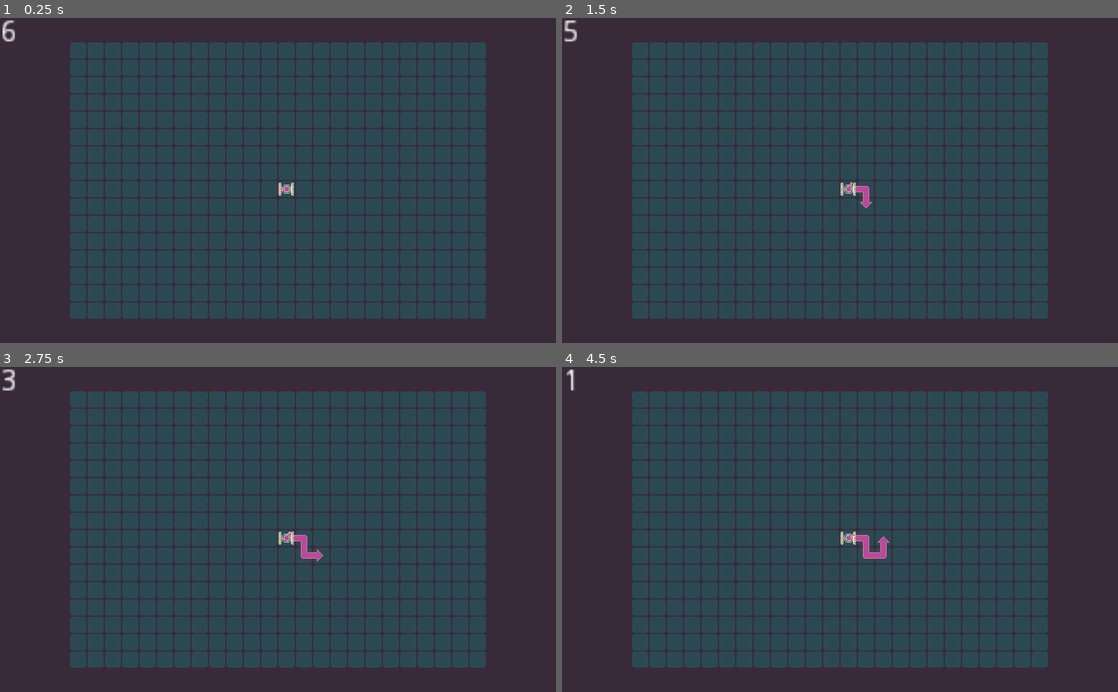
Above: before the commit, frames 1-4 (two rows, left to right).
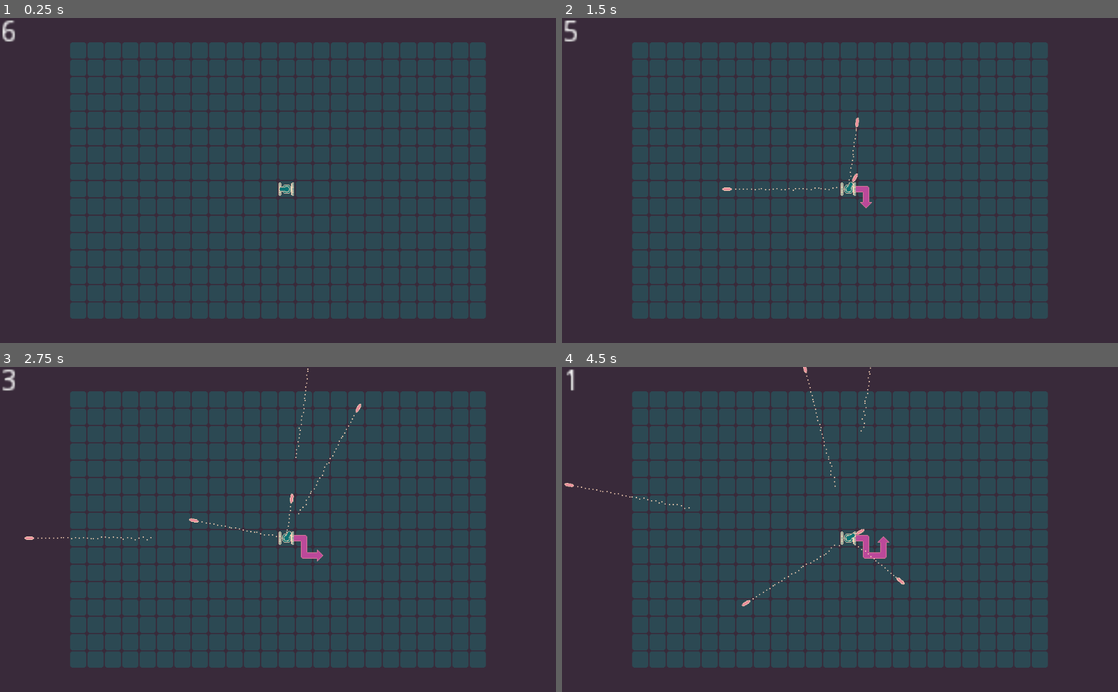
Above: after the commit, the same moments.

Repository: marc-jones/gdl-summer-jam-2021
Game: Godot game, scene res://nodes/PlayState.tscn
The game is run twice, just before and just after one commit, with the same random seed, the same clock (stepped at 60 frames per second) and the same inputs.
Inputs (mouse positions are in pixels of both pictures, inside the frame that each line leads up to):
- Up to frame 1 (0.25 s): no input
- Up to frame 2 (1.5 s): tap Enter at 0.5 s; move the mouse to (962, 164) at 0.52 s; hold Right (ui_right) 0.53-1.28 s; tap Space at 1.25 s; move the mouse to (728, 196) at 1.27 s; hold Down (ui_down) from 1.28 s (still down)
- Up to frame 3 (2.75 s): move the mouse to (333, 458) at 2.02 s; release Down (ui_down) at 2.03 s; hold Right (ui_right) from 2.03 s (still down)
- Up to frame 4 (4.5 s): move the mouse to (812, 594) at 2.77 s; release Right (ui_right) at 2.78 s; hold Up (ui_up) 2.78-3.53 s; move the mouse to (1006, 578) at 3.52 s; hold Left (ui_left) from 3.53 s (still down); move the mouse to (673, 480) at 4.27 s

The runs differ from the first frame. In frame 1, less than 0.1% of the frame differs, in the area x 50-53%, y 51-54%; in frame 2, 0.1%; in frame 3, 0.2%; in frame 4, 0.3%, in the area x 0-62%, y 0-74%.

Commit message:
Shooting

Diff:
--- a/nodes/PlayState.tscn
+++ b/nodes/PlayState.tscn
@@ -12,10 +12,14 @@
 [node name="Indicator" type="Node2D" parent="."]
 script = ExtResource( 3 )
 
+[node name="Projectiles" type="Node2D" parent="."]
+
 [node name="Entities" type="Node2D" parent="."]
 
 [node name="MoveTimer" type="Timer" parent="."]
 one_shot = true
+
+[node name="ProjectileTimer" type="Timer" parent="."]
 
 [node name="Label" type="Label" parent="."]
 margin_right = 40.0
--- /dev/null
+++ b/nodes/Projectile.gd
@@ -0,0 +1,9 @@
+extends Area2D
+
+var speed = 200.0
+
+func _ready():
+	pass # Replace with function body.
+
+func _physics_process(delta):
+	position += Vector2.LEFT.rotated(rotation) * delta * speed
--- /dev/null
+++ b/nodes/Projectile.tscn
@@ -0,0 +1,34 @@
+[gd_scene load_steps=6 format=2]
+
+[ext_resource path="res://assets/sprites/projectile.png" type="Texture" id=1]
+[ext_resource path="res://nodes/Projectile.gd" type="Script" id=2]
+[ext_resource path="res://assets/sprites/projectile_particle.png" type="Texture" id=3]
+
+[sub_resource type="ParticlesMaterial" id=2]
+flag_disable_z = true
+spread = 10.0
+gravity = Vector3( 0, 0, 0 )
+initial_velocity = 20.0
+orbit_velocity = 0.0
+orbit_velocity_random = 0.0
+
+[sub_resource type="CapsuleShape2D" id=1]
+radius = 3.0
+height = 12.0
+
+[node name="Projectile" type="Area2D"]
+script = ExtResource( 2 )
+
+[node name="Particles2D" type="Particles2D" parent="."]
+position = Vector2( 8, 0 )
+amount = 32
+local_coords = false
+process_material = SubResource( 2 )
+texture = ExtResource( 3 )
+
+[node name="Sprite" type="Sprite" parent="."]
+texture = ExtResource( 1 )
+
+[node name="CollisionShape2D" type="CollisionShape2D" parent="."]
+rotation = -1.5708
+shape = SubResource( 1 )
--- a/scripts/PlayState.gd
+++ b/scripts/PlayState.gd
@@ -7,25 +7,36 @@
 var map_width = 24
 var player_start_grid_position = Vector2(map_width/2, map_height/2)
 var move_timer = 6.0
+var packed_projectile = preload("res://nodes/Projectile.tscn")
+var projectile_timer = 0.5
+var projectile_offset = Vector2(-24, 0)
 
 var map_midpoint
 
 func _ready():
 	map_midpoint = get_viewport_rect().size / 2
-	init_timer()
+	init_move_timer()
+	init_projectile_timer()
 	init_map()
 	init_indicator()
 	add_player()
 
-func init_timer():
+func init_move_timer():
 	var _discard = $MoveTimer.connect("timeout", self, "move_timer_callback")
 	$MoveTimer.set_wait_time(move_timer)
 	$MoveTimer.start()
+
+func init_projectile_timer():
+	var _discard = $ProjectileTimer.connect("timeout", self, "projectile_timer_callback")
+	$ProjectileTimer.set_one_shot(true)
+	$ProjectileTimer.set_wait_time(projectile_timer)
+	$ProjectileTimer.start()
 
 func init_map():
 	$Grid.init(floor_textures, map_height, map_width)
 	$Grid.set_position(map_midpoint)
 	$Entities.set_position(map_midpoint)
+	$Projectiles.set_position(map_midpoint)
 
 func init_indicator():
 	$Indicator.init($Grid)
@@ -73,3 +84,17 @@
 func update_hud():
 	# DEBUG
 	$Label.text = str(round($MoveTimer.get_time_left()))
+
+func projectile_timer_callback():
+	spawn_projectile()
+	$ProjectileTimer.set_wait_time(projectile_timer)
+	$ProjectileTimer.start()
+
+func spawn_projectile():
+	var projectile = packed_projectile.instance()
+	var projectile_angle = $Entities/Player/Turret.get_rotation()
+	projectile.set_position(
+		$Entities/Player.get_position() + projectile_offset.rotated(projectile_angle)
+	)
+	projectile.set_rotation(projectile_angle)
+	$Projectiles.add_child(projectile)
Binary file added: assets/sprites/projectile.png
Not shown, added: assets/sprites/projectile.png.import
Binary file added: assets/sprites/projectile_particle.png
Not shown, added: assets/sprites/projectile_particle.png.import
Binary file changed: assets/sprites/tank/turret.png
